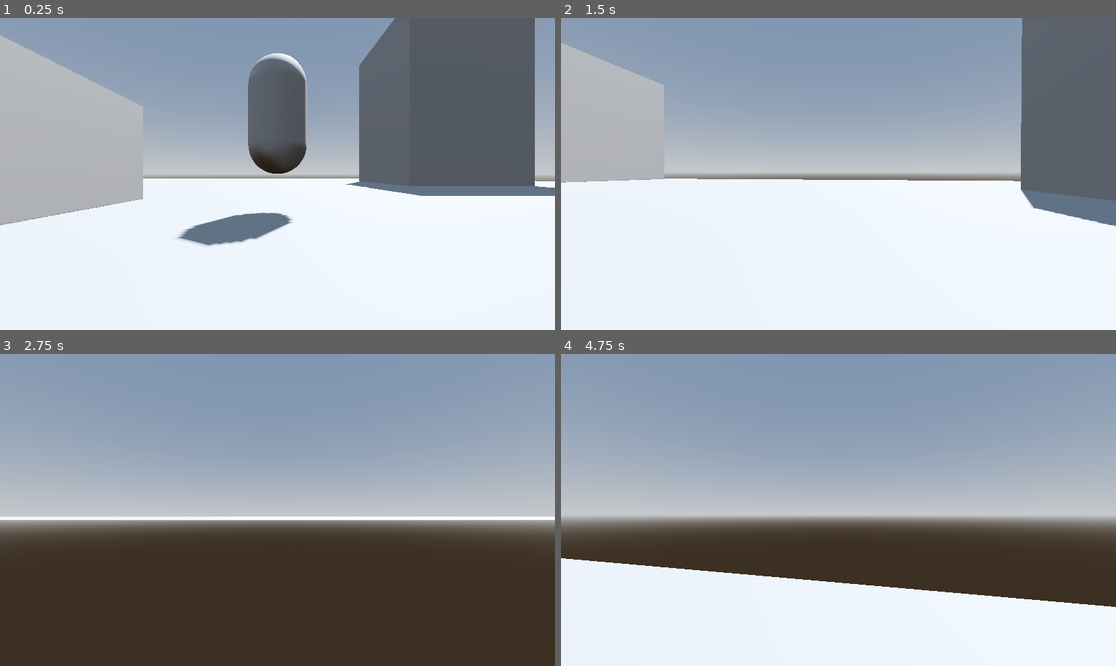
Above: before the commit, frames 1-4 (two rows, left to right).
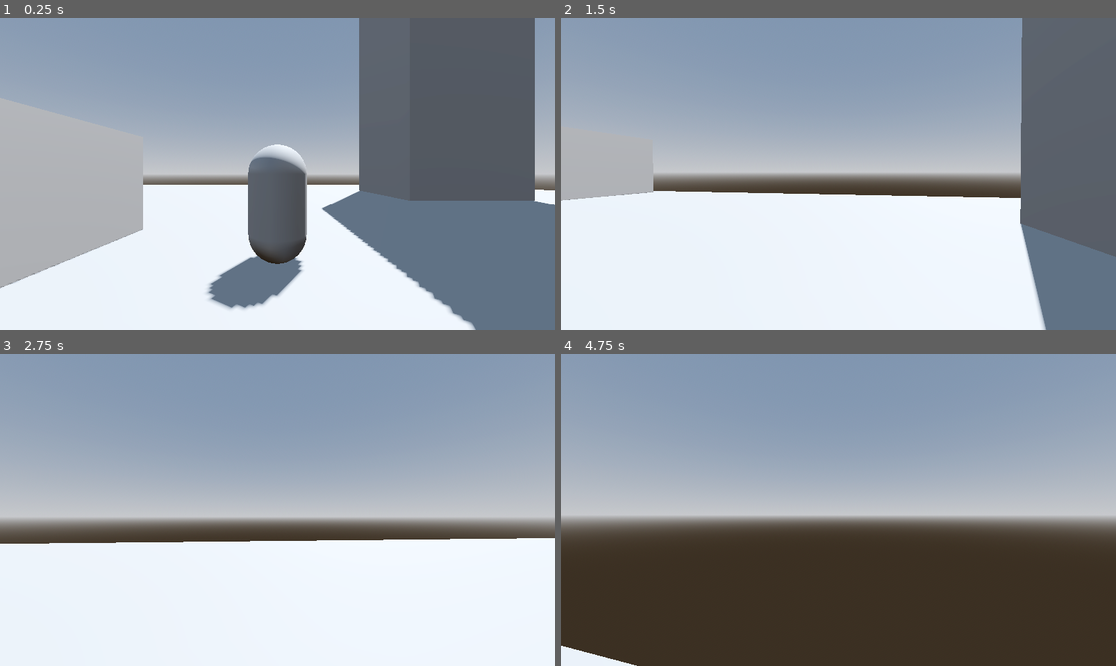
Above: after the commit, the same moments.

Repository: Suzana121/RPG-3D-Game
Game: Godot game, scene res://world/test_level.tscn
Two runs of this game, one before a commit and one after it. Both use one fixed random seed, a clock stepped at 60 frames per second and the inputs below.
Inputs (mouse positions are in pixels of both pictures, inside the frame that each line leads up to):
- Up to frame 1 (0.25 s): no input
- Up to frame 2 (1.5 s): move the mouse to (866, 174) at 0.52 s; hold Shift (sprint) 0.53-1.28 s; hold W (move_forward) from 0.53 s (still down); tap Space (jump) at 0.77 s; move the mouse to (810, 174) at 1.27 s; tap F (toggle_camera) at 1.35 s
- Up to frame 3 (2.75 s): keep holding W (move_forward); tap Space (jump) at 1.52 s; move the mouse to (288, 503) at 2.02 s; hold Shift (sprint) from 2.03 s (still down)
- Up to frame 4 (4.75 s): keep holding W (move_forward); move the mouse to (832, 516) at 2.77 s; release Shift (sprint) at 2.78 s; tap F (toggle_camera) at 2.85, 4.35 s; tap Space (jump) at 3.02, 3.77, 4.52 s; move the mouse to (877, 513) at 3.52 s; hold Shift (sprint) 3.53-4.28 s; move the mouse to (794, 506) at 4.27 s

The runs differ from the first frame. In frame 1, 31% of the frame differs, in the area x 0-100%, y 0-100%; in frame 2, 13%; in frame 3, 41%, in the area x 0-100%, y 52-100%; in frame 4, 26%.

Commit message:
Add player controller with third-person camera rig and collision fix

Diff:
--- a/actors/player/player.tscn
+++ b/actors/player/player.tscn
@@ -7,7 +7,11 @@
 
 [sub_resource type="CapsuleMesh" id="CapsuleMesh_nsbm8"]
 
+[sub_resource type="SphereShape3D" id="SphereShape3D_wecw4"]
+radius = 0.25
+
 [node name="Player" type="CharacterBody3D"]
+collision_layer = 2
 script = ExtResource("1_wsgcf")
 
 [node name="CollisionShape3D" type="CollisionShape3D" parent="."]
@@ -21,10 +25,14 @@
 mesh = SubResource("CapsuleMesh_nsbm8")
 
 [node name="CameraRig" type="Node3D" parent="."]
+transform = Transform3D(1, 0, 0, 0, 1, 0, 0, 0, 1, 0, 1.5, 0)
 script = ExtResource("2_gt436")
 
 [node name="Pitch" type="Node3D" parent="CameraRig"]
 
 [node name="SpringArm3D" type="SpringArm3D" parent="CameraRig/Pitch"]
+shape = SubResource("SphereShape3D_wecw4")
+spring_length = 3.0
+margin = 0.1
 
 [node name="Camera3D" type="Camera3D" parent="CameraRig/Pitch/SpringArm3D"]
--- a/world/test_level.tscn
+++ b/world/test_level.tscn
@@ -31,27 +31,27 @@
 
 [node name="CSGBox3D" type="CSGBox3D" parent="."]
 transform = Transform3D(1, 0, 0, 0, 1, 0, 0, 0, 1, -5.64502, 0.5, 0)
+use_collision = true
 size = Vector3(4, 4, 4)
 
 [node name="CSGBox3D2" type="CSGBox3D" parent="."]
-transform = Transform3D(1, 0, 0, 0, 1, 0, 0, 0, 1, 10.9105, 0.5, -11.3895)
+transform = Transform3D(1, 0, 0, 0, 1, 0, 0, 0, 1, 10.9105, 9.27968, -11.3895)
 use_collision = true
 size = Vector3(7, 20, 7)
 
 [node name="CSGBox3D3" type="CSGBox3D" parent="."]
-transform = Transform3D(1, 0, 0, 0, 1, 0, 0, 0, 1, -22.6779, 0.5, 1.26873)
+transform = Transform3D(1, 0, 0, 0, 1, 0, 0, 0, 1, -24.2354, -4.04712, 1.26873)
 use_collision = true
 size = Vector3(1, 20, 50)
 
 [node name="CSGBox3D4" type="CSGBox3D" parent="."]
-transform = Transform3D(1, 0, 0, 0, 1, 0, 0, 0, 1, 11.3333, 0.5, 11.0251)
+transform = Transform3D(1, 0, 0, 0, 1, 0, 0, 0, 1, 11.3333, 9.73847, 15.656)
 use_collision = true
 size = Vector3(4, 20, 4)
 
 [node name="CSGBox3D5" type="CSGBox3D" parent="."]
-transform = Transform3D(-0.0749188, -0.86731, 0.492098, -0.059202, 0.496483, 0.866025, -0.995431, 0.0357484, -0.0885424, -11.784, 4.77741, 11.0251)
+transform = Transform3D(0.053495, -0.957533, 0.283317, -0.00267907, 0.283585, 0.958943, -0.998565, -0.0520577, 0.0126051, -14.5601, 3.2003, 7.9498)
 use_collision = true
-size = Vector3(10, 24.8042, 1)
+size = Vector3(10, 29.0837, 1)
 
 [node name="Player" parent="." instance=ExtResource("1_yp006")]
-transform = Transform3D(1, 0, 0, 0, 1, 0, 0, 0, 1, 0, 1, 0)
Not shown: 1 places in actors/player/player.tscn that only renumber resources
